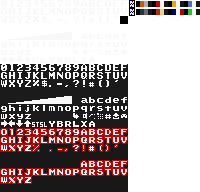
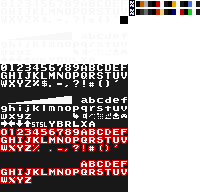
Layered file, before and after one edit (200x192). Changes by layer:
painted on "Pasted Layer #2" over [97, 46, 111, 119]
